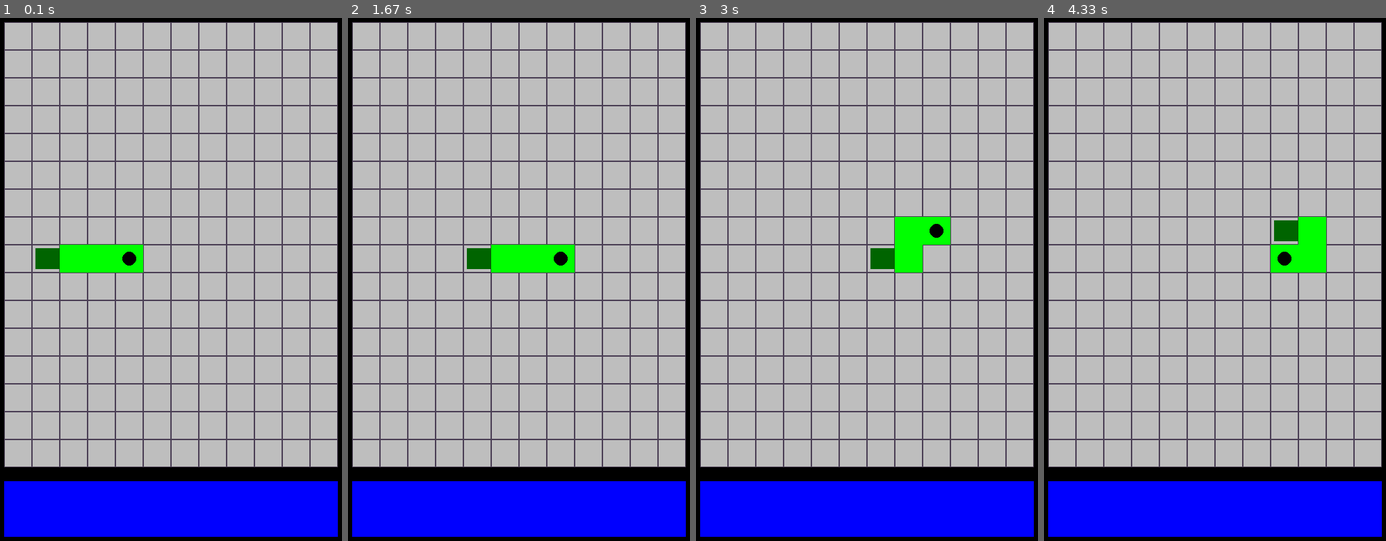
Above: before the commit, frames 1-4 (left to right).
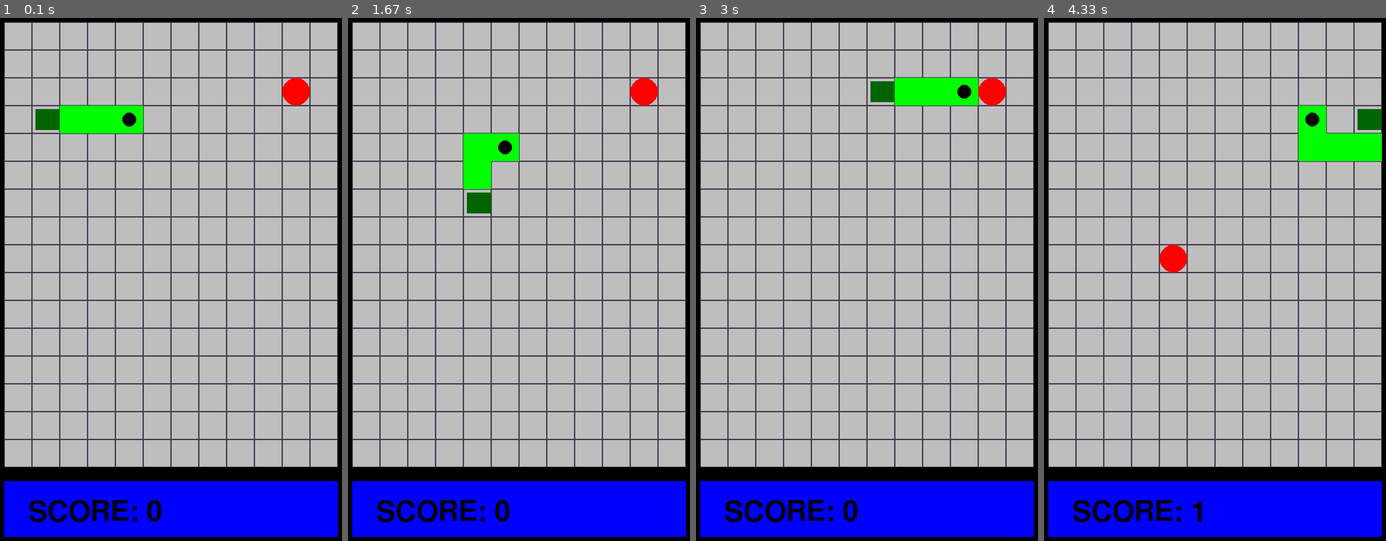
Above: after the commit, the same moments.

Repository: BRO-BESTIE15/pygame-snake
Game: pygame game, started from game/src/main.py
Two runs of this game, one before a commit and one after it. Both use one fixed random seed, a clock stepped at 60 frames per second and the inputs below.
Inputs:
- Up to frame 1 (0.1 s): no input
- Up to frame 2 (1.67 s): hold S 0.33-0.8 s; hold Right 0.33-0.8 s; tap A at 0.83 s; tap W at 1.17 s; hold Right from 1.5 s (still down)
- Up to frame 3 (3 s): release Right at 1.97 s; hold Up 2-2.3 s; hold Right 2.33-2.8 s
- Up to frame 4 (4.33 s): hold Down 3.4-3.7 s; hold Left 3.73-4.13 s; hold Up from 4.17 s (still down)

The runs differ from the first frame. In frame 1, 4.2% of the frame differs, in the area x 8-91%, y 11-97%; in frame 2, 4.2%; in frame 3, 4.2%; in frame 4, 4.6%, in the area x 8-99%, y 16-97%.

Commit message:
feat: add food, scoring, and collision detection

Diff:
--- a/game/src/main.py
+++ b/game/src/main.py
@@ -1,5 +1,5 @@
 import pygame as pg
-
+import random as rd
 pg.init()
 
 SCREEN_SIZE = (500, 760)
@@ -11,7 +11,7 @@
 GRID_COLOR = '#4B3F55' # light shade
 
 
-MOVE_INTERVAL = 500
+MOVE_INTERVAL = 200
 MOVE_EVENT = pg.event.custom_type()
 pg.time.set_timer(MOVE_EVENT, MOVE_INTERVAL)
 
@@ -29,8 +29,13 @@
         self.x = x
         self.y = y
         self.body = []
+        self.init_len =4
         self.direction = 'RIGHT'
-        self.init_len = 4
+        self.next_direction = 'RIGHT'
+        self.alive = True
+        self.ate_food = False
+        self.score = 0
+
         for n in range(self.init_len):
             self.body.append((x-n,y))
 
@@ -49,22 +54,39 @@
                 pg.draw.rect(screen, 'Green', (x_px, y_px, SHELL_SIZE, SHELL_SIZE))
 
 
-    def movement(self):
-        self.body.pop()
-        x,y = self.body[0]
+    def movement(self, food):
+        self.direction = self.next_direction
+
+        x, y = self.body[0]
+
         if self.direction == 'RIGHT':
-            x+=1
+            x += 1
         elif self.direction == 'LEFT':
-            x-=1
+            x -= 1
         elif self.direction == 'UP':
-            y-=1
+            y -= 1
         elif self.direction == 'DOWN':
-            y+=1
+            y += 1
 
         x %= GRID_WIDTH
         y %= GRID_HEIGHT
 
-        self.body.insert(0, (x,y))
+        new_head = (x, y)
+        self.ate_food = new_head == food.position
+
+        self.body.insert(0, new_head)
+
+        if not self.ate_food:
+            self.body.pop()
+        else:
+            food.spawn()
+            self.score += 1
+            print(f"{self.score=}")
+
+        for segment in self.body[1:]:
+            if self.body[0] == segment:
+                self.alive = False
+
 
 
 def draw_shells():
@@ -83,31 +105,84 @@
     pg.draw.rect(screen, 'blue', hud)
     pg.draw.rect(screen, 'black', hud , BORDER_WIDTH)
 
+class Food(pg.sprite.Sprite):
+    def __init__(self):
+        super().__init__()
+        self.position = None
+        self.spawn()
+
+    def spawn(self):
+        available_shells = [
+        (x, y)
+        for x in range(GRID_WIDTH)
+        for y in range(GRID_HEIGHT)
+        if (x,y) not in player.body
+        ]
+        self.position = rd.choice(available_shells)
+
+
+    def draw(self):
+        x, y = self.position
+
+        center_x = BORDER_WIDTH + x * SHELL_SIZE + SHELL_SIZE // 2
+        center_y = BORDER_WIDTH + y * SHELL_SIZE + SHELL_SIZE // 2
+
+        pg.draw.circle(
+            screen,
+            'red',
+            (center_x, center_y),
+            SHELL_SIZE // 2
+        )
+
+
+
+
+
 running = True
 
 
-player = Snake(4,8)
+player = Snake(4,3)
+food = Food()
+font = pg.font.Font(None, 60)
+while running:
+    if not player.alive:
+        running = False
+        break
 
-while running:
+
+
     for event in pg.event.get():
         if event.type == pg.QUIT:
             running = False
         if event.type == MOVE_EVENT:
-            player.movement()
+            player.movement(food)
         if event.type == pg.KEYDOWN:
             if event.key in (pg.K_w, pg.K_UP) and player.direction != 'DOWN':
-                player.direction = 'UP'
+                if player.direction != 'UP':
+                    player.next_direction = 'UP'
+
             elif event.key in (pg.K_s, pg.K_DOWN) and player.direction != 'UP':
-                player.direction = 'DOWN'
+                if player.direction != 'DOWN':
+                    player.next_direction = 'DOWN'
+
             elif event.key in (pg.K_a, pg.K_LEFT) and player.direction != 'RIGHT':
-                player.direction = 'LEFT'
+                if player.direction != 'LEFT':
+                    player.next_direction = 'LEFT'
+
             elif event.key in (pg.K_d, pg.K_RIGHT) and player.direction != 'LEFT':
-                player.direction = 'RIGHT'
+                if player.direction != 'RIGHT':
+                    player.next_direction = 'RIGHT'
 
+    score = font.render(f"SCORE: {player.score}", True, 'black')
     screen.fill(BG)
+
+
     draw_shells()
     player.draw()
+    food.draw()
+    screen.blit(score, (45, 695))
     pg.display.flip()
+
 
 
 
